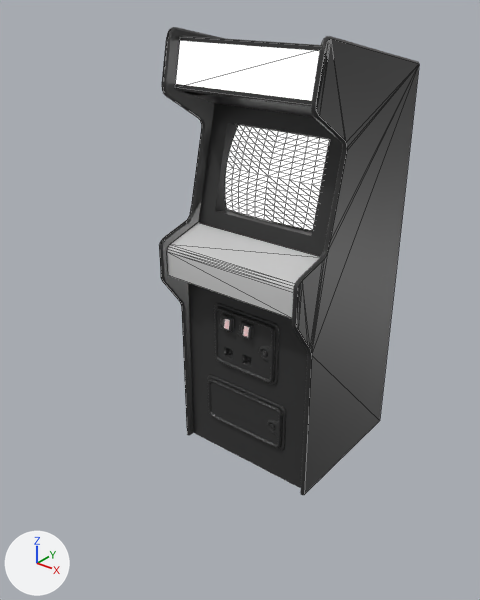
The COLLADA model media/models/cabinet/cabinet.dae as it was, and as the next commit left it.
Camera for both pictures: a 50 mm lens placed at (4.81, -8.2, 6.36), pointed at (-0.03, -2.15, 2.61). Arrows for +X, +Y and +Z are at lower left; the lights stay in place. Mesh edges are drawn as thin lines on the coarser meshes. Objects named as collision shapes, trigger or cutter boxes, shadow casters or lower levels of detail are left out. Where no turn or scale is listed for an object, it has been applied to the vertices.

The first picture shows 'cabinet-combined', 'cabinet-front', 'cabinet-marquee', 'cabinet-sides', 'screen'.
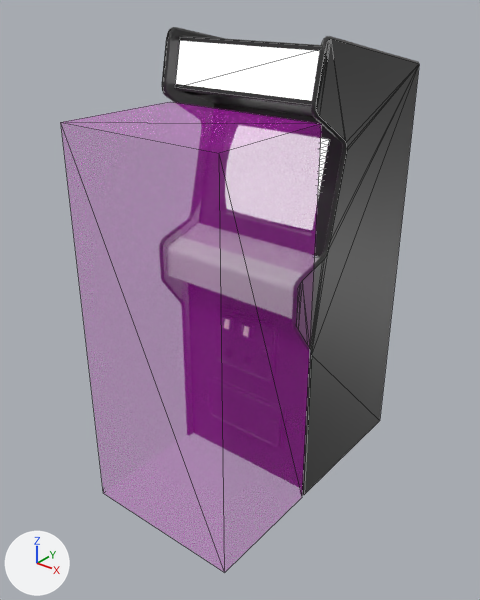
Scene script edits in JSON lines:
```json
{"op": "add", "block": "mat_trigger_box", "code": ["mat_trigger_box = principled_material('_trigger-box')", "mat_trigger_box.base_color = (0.64, 0.0, 0.64)  # pink #d100d1", "mat_trigger_box.roughness = 0.9", "mat_trigger_box.alpha = 0.25"]}
{"op": "add", "block": "me_cube_001", "code": ["me_cube_001 = bpy.data.meshes.new('Cube.001')", "me_cube_001.from_pydata(...)  # a box spanning x -1.08..1.08, y -0.82..0.82, z -2.5..2.5", "me_cube_001.materials.append(mat_trigger_box)  # pink #d100d1"]}
{"op": "add", "block": "ob_play", "code": ["ob_play = bpy.data.objects.new('play', me_cube_001)", "ob_play.location = (0.02, -3.03, 2.5)"]}
```

Pixel boxes [x1, y1, x2, y2] of what changed, in the pictures (480 x 600 px):
```json
{"object": "play", "change": "added", "after": [61, 102, 322, 572]}
{"object": "cabinet-combined", "change": "unchanged, covered by the edit", "before": [159, 27, 419, 495], "after": [162, 27, 419, 495]}
{"object": "screen", "change": "unchanged, covered by the edit", "before": [225, 125, 329, 230], "after": [318, 139, 329, 196]}
{"object": "cabinet-front", "change": "unchanged, covered by the edit", "before": [166, 223, 320, 319], "after": [314, 256, 320, 263]}
```
